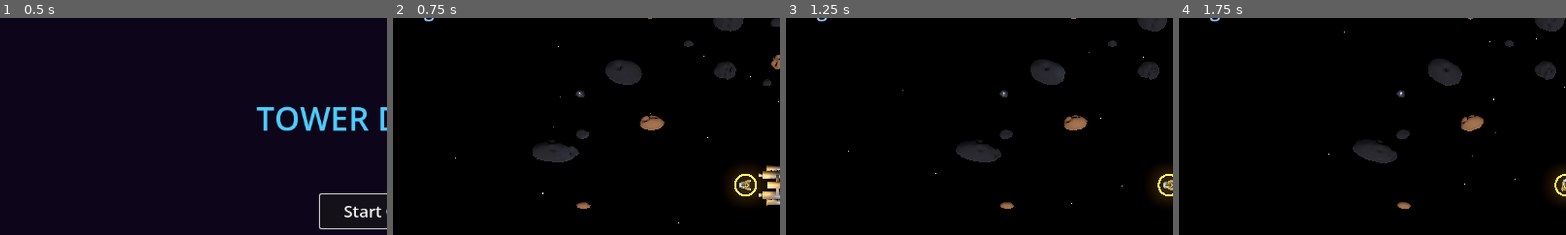
Above: before the commit, frames 1-4 (left to right).
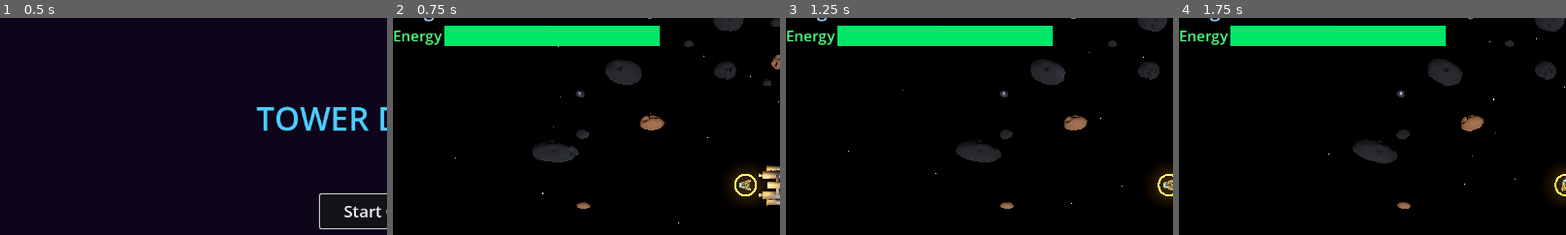
Above: after the commit, the same moments.

Repository: rgjhawkins/towerdefence
Game: Godot game, scene res://main_menu.tscn
Same seed, same stepped clock (60 frames per second), same inputs: the game is played once before the commit and once after it.
Inputs:
- Up to frame 1 (0.5 s): no input
- Up to frame 2 (0.75 s): click "Start Game" at 0.5 s
- Up to frame 3 (1.25 s): no input
- Up to frame 4 (1.75 s): hold D from 1.28 s (still down)
The pictures show only the part of the screen within x 0-50%, y 12-61%; the shares and areas given below are measured in that part.

Frame 1 is identical in both runs. In frame 2, 5.6% of the frame differs, in the area x 0-69%, y 3-13%; in frame 3, 5.6%; in frame 4, 5.6%.

Commit message:
Add energy system to collector ship and HUD bar
- CollectorShip: max_energy=100, energy_regen=1/s, energy_changed signal
- GameManager: connect energy_changed → hud.update_energy
- HUD: green→yellow→red fill bar next to Energy label in collector panel

Co-Authored-By: Claude Sonnet 4.6 <noreply@anthropic.com>

Diff:
--- a/collector_ship.gd
+++ b/collector_ship.gd
@@ -3,6 +3,7 @@
 
 signal ore_collected(amount: int)
 signal health_changed(current: float, maximum: float)
+signal energy_changed(current: float, maximum: float)
 signal cargo_changed(current: int, capacity: int)
 signal cargo_unloaded(amount: int)
 signal destroyed()
@@ -37,6 +38,8 @@
 		progress = 0.0
 
 @export var max_health: float = 100.0
+@export var max_energy: float = 100.0
+@export var energy_regen: float = 1.0   # Energy per second
 @export var rotation_speed: float = 180.0  # Degrees per second
 @export var thrust_power: float = 15.0
 @export var max_speed: float = 12.0
@@ -62,6 +65,7 @@
 var is_tractoring: bool = false
 var is_unloading: bool = false
 var health: float = 100.0
+var energy: float = 100.0
 var current_cargo: int = 0
 var unload_accumulator: float = 0.0
 var parking_bay_pos: Vector3 = DEFAULT_PARKING_POS
@@ -81,7 +85,9 @@
 func _ready() -> void:
 	add_to_group("collectors")
 	health = max_health
+	energy = max_energy
 	health_changed.emit(health, max_health)
+	energy_changed.emit(energy, max_energy)
 	cargo_changed.emit(current_cargo, cargo_capacity)
 
 	# Get positions from nodes if assigned, otherwise use defaults
@@ -124,6 +130,13 @@
 	_process_tractor_beam(delta)
 	_process_unloading(delta)
 	_process_flying_ore(delta)
+	_regen_energy(delta)
+
+
+func _regen_energy(delta: float) -> void:
+	if energy < max_energy:
+		energy = minf(energy + energy_regen * delta, max_energy)
+		energy_changed.emit(energy, max_energy)
 
 
 func _handle_input(delta: float) -> void:
--- a/game_manager.gd
+++ b/game_manager.gd
@@ -61,6 +61,7 @@
 				collector_ship.intake_node = cargo_bay
 
 		collector_ship.health_changed.connect(_on_collector_health_changed)
+		collector_ship.energy_changed.connect(_on_collector_energy_changed)
 		collector_ship.cargo_changed.connect(_on_cargo_changed)
 		collector_ship.cargo_unloaded.connect(_on_cargo_unloaded)
 		collector_ship.asteroid_mined.connect(_on_asteroid_mined)
@@ -82,6 +83,11 @@
 func _on_collector_health_changed(current: float, _maximum: float) -> void:
 	if hud:
 		hud.update_collector_health(current)
+
+
+func _on_collector_energy_changed(current: float, maximum: float) -> void:
+	if hud:
+		hud.update_energy(current, maximum)
 
 
 func _on_asteroid_mined(hit_point: Vector3) -> void:
--- a/hud.gd
+++ b/hud.gd
@@ -1,9 +1,10 @@
 class_name HUD
 extends CanvasLayer
 
-@onready var collector_health_label: Label = $CollectorContainer/VBox/CollectorHealthLabel
-@onready var cargo_label: Label = $CollectorContainer/VBox/CargoLabel
-@onready var turret_buttons: HBoxContainer = $TurretBar/TurretButtons
+@onready var collector_health_label: Label    = $CollectorContainer/VBox/CollectorHealthLabel
+@onready var cargo_label:             Label    = $CollectorContainer/VBox/CargoLabel
+@onready var energy_bar:              ColorRect = $CollectorContainer/VBox/EnergyRow/EnergyBarBg/EnergyBar
+@onready var turret_buttons:          HBoxContainer = $TurretBar/TurretButtons
 
 var collector_health: float = 100.0
 var max_collector_health: float = 100.0
@@ -36,6 +37,13 @@
 	cargo_current = current
 	cargo_capacity = capacity
 	cargo_label.text = "Cargo Hold: %d / %d" % [cargo_current, cargo_capacity]
+
+
+func update_energy(current: float, maximum: float) -> void:
+	var pct := current / maximum if maximum > 0.0 else 0.0
+	energy_bar.anchor_right = pct
+	# Shift colour from green → yellow → red as energy drops
+	energy_bar.color = Color(1.0 - pct, pct * 0.9, pct * 0.4, 1.0)
 
 
 # ── Turret bar ────────────────────────────────────────────────────────────────
--- a/hud.tscn
+++ b/hud.tscn
@@ -25,6 +25,26 @@
 theme_override_font_sizes/font_size = 28
 text = "Cargo Hold: 0 / 50"
 
+[node name="EnergyRow" type="HBoxContainer" parent="CollectorContainer/VBox"]
+layout_mode = 2
+
+[node name="EnergyLabel" type="Label" parent="CollectorContainer/VBox/EnergyRow"]
+layout_mode = 2
+theme_override_colors/font_color = Color(0.3, 1, 0.5, 1)
+theme_override_font_sizes/font_size = 22
+text = "Energy"
+vertical_alignment = 1
+
+[node name="EnergyBarBg" type="PanelContainer" parent="CollectorContainer/VBox/EnergyRow"]
+layout_mode = 2
+custom_minimum_size = Vector2(160, 18)
+
+[node name="EnergyBar" type="ColorRect" parent="CollectorContainer/VBox/EnergyRow/EnergyBarBg"]
+layout_mode = 2
+anchor_right = 1.0
+anchor_bottom = 1.0
+color = Color(0.2, 0.9, 0.4, 1)
+
 [node name="TurretBar" type="MarginContainer" parent="."]
 anchor_left = 0.5
 anchor_top = 1.0
